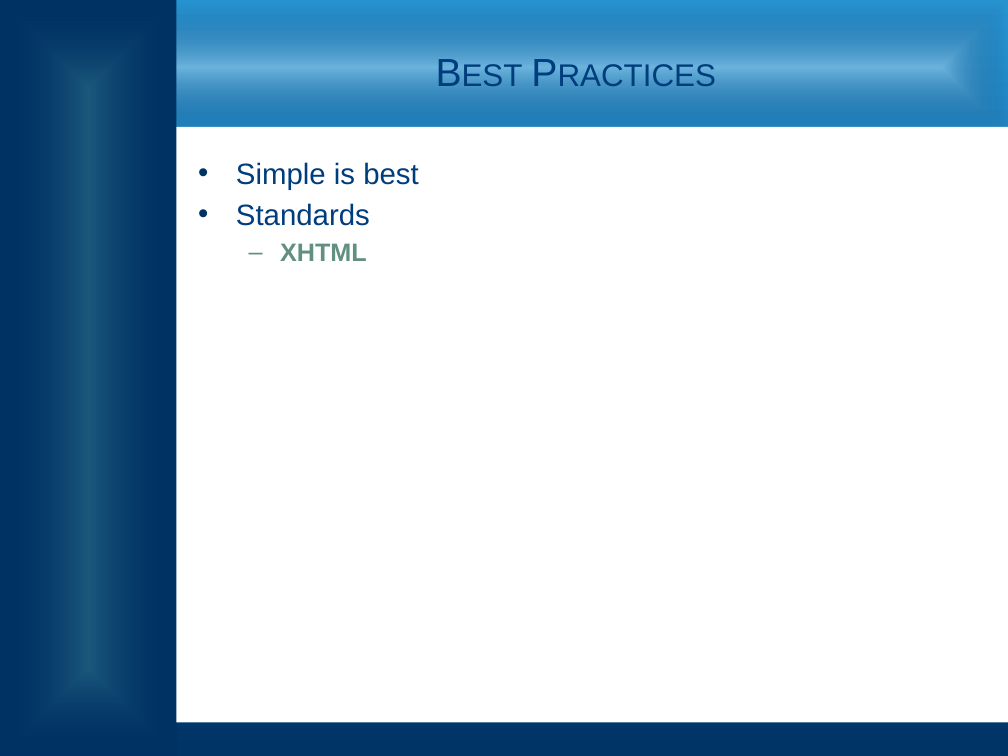
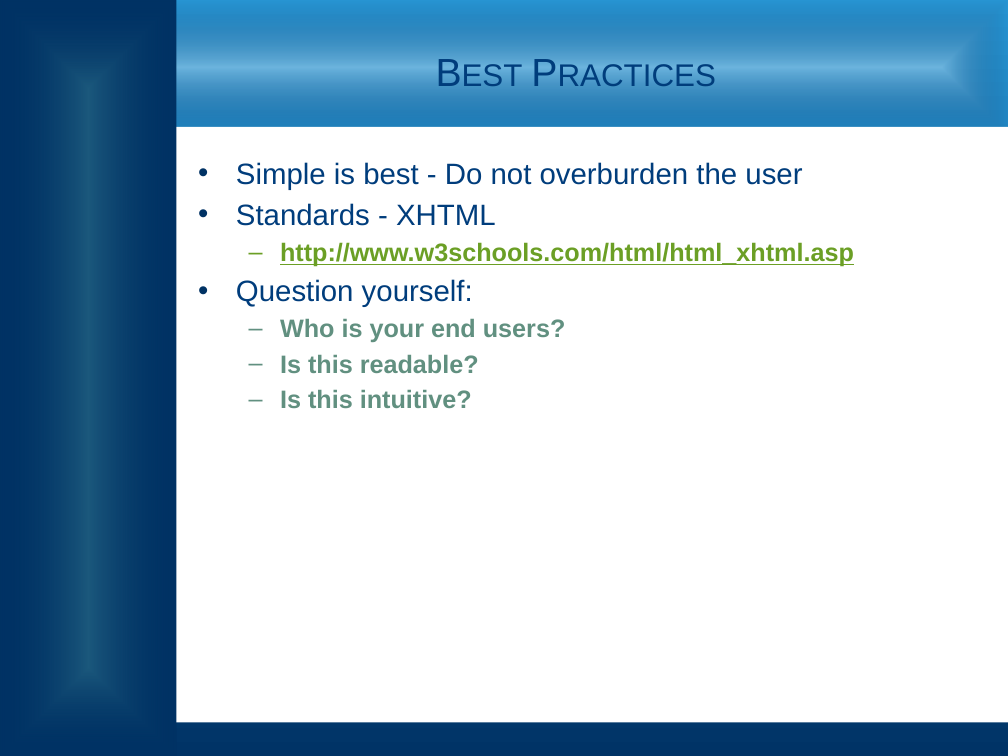
Before and after one commit to zithrandmir/sparkle, a slide deck: slide 7 of Extended Campuses/EC CSS HTML Presentation.pptx. Drawn at 1008x756 pixels with LibreOffice and Linux fonts; fonts in the diff are those of the drawing; background and template pictures are left out. Boxes give left, top, right and bottom in pixels: in the first picture for what was removed or moved away, otherwise in the second. Text is boxed around its words. In the diff, an @@ line names an element or a change of style, - is before the commit and + after.

Commit message:
/ ‘Extended Campuses/EC CSS HTML Presentation.pptx’

```diff
--- a/Extended Campuses/EC CSS HTML Presentation.pptx
+++ b/Extended Campuses/EC CSS HTML Presentation.pptx
@@ text at [236, 162, 854, 408]: text changed; size 21 to 18 pt; bold on @@
-• Simple is best
-• Standards
-  – XHTML
+• Simple is best - Do not overburden the user
+• Standards - XHTML
+  – http://www.w3schools.com/html/html_xhtml.asp
+• Question yourself:
+  – Who is your end users?
+  – Is this readable?
+  – Is this intuitive?
```
Also in this commit, not shown: 1 other slide changed.
